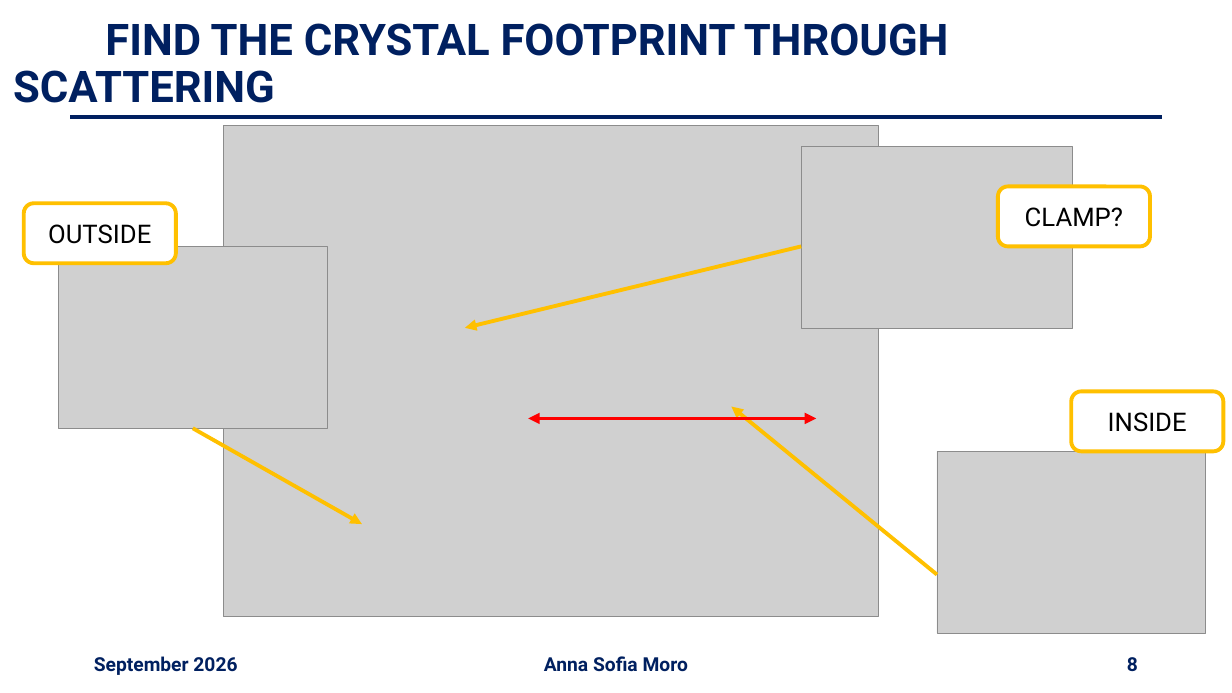
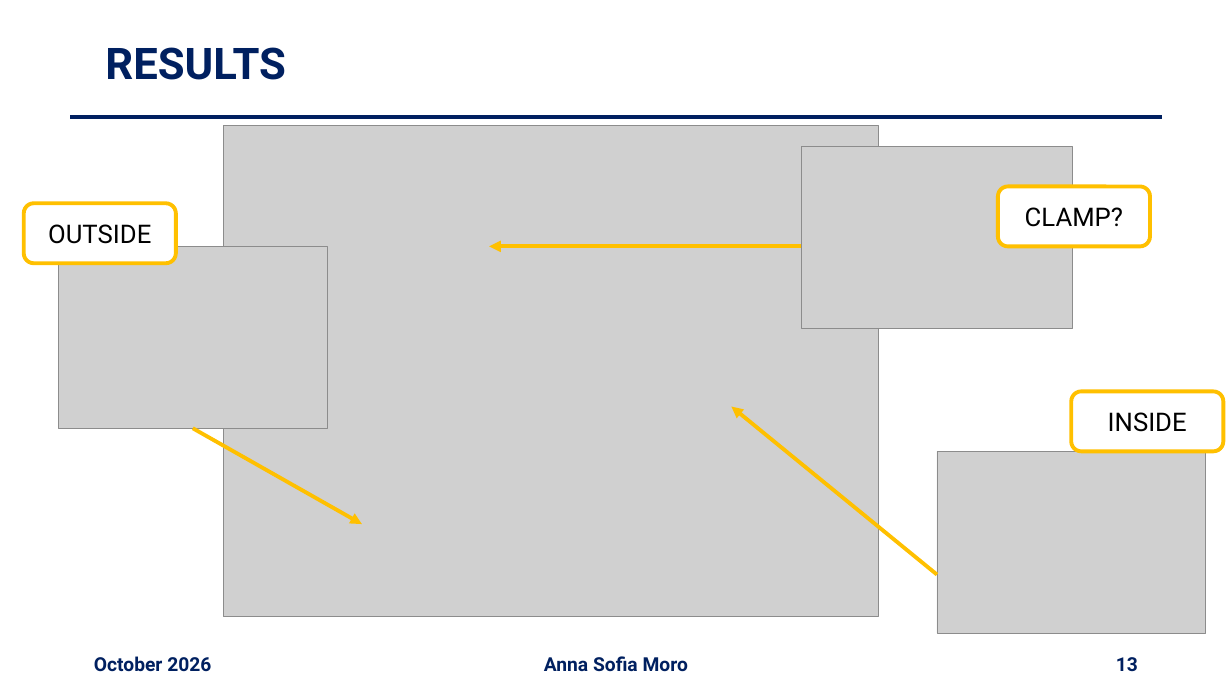
Before and after one commit to annaasofia/tesi, a slide deck: slide 13 of slides/week13.pptx (slide 8 before the commit). Drawn at 1232x693 pixels with LibreOffice and Linux fonts; fonts in the diff are those of the drawing; grey boxes stand for pictures. Boxes give left, top, right and bottom in pixels: in the first picture for what was removed or moved away, otherwise in the second. Text is boxed around its words. In the diff, an @@ line names an element or a change of style, - is before the commit and + after.

```diff
--- a/slides/week13.pptx
+++ b/slides/week13.pptx
@@ title at bbox=[105, 47, 285, 80]: text changed @@
-FIND THE CRYSTAL FOOTPRINT THROUGH SCATTERING
+RESULTS
@@ arrow moved from (801, 247) - (465, 328) to (801, 247) - (489, 247) @@
@@ double arrow removed from (816, 419) to (529, 419) @@
@@ text at bbox=[94, 656, 211, 672]: text changed @@
-September 2026
+October 2026
@@ page number at bbox=[1116, 657, 1138, 671]: text changed @@
-8
+13
```
Also in this commit, not shown: 8 other slides changed, 4 slides added, 6 slides removed, 2 other files.
